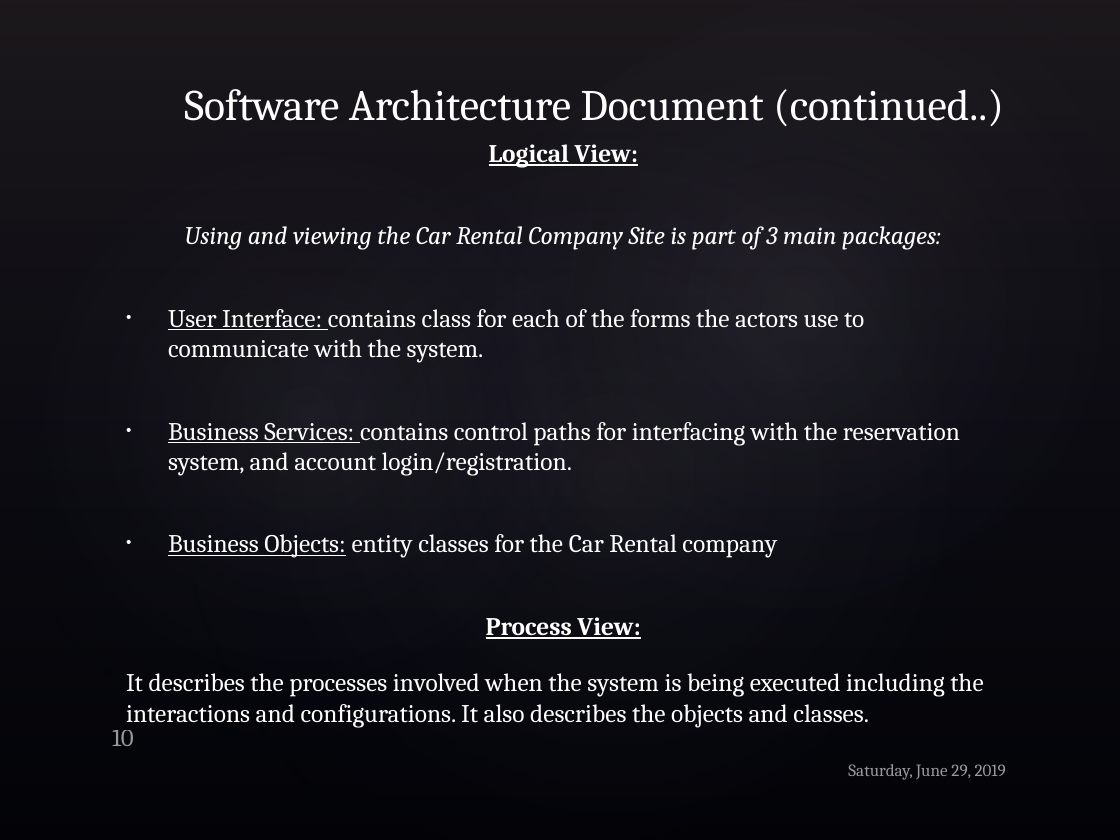
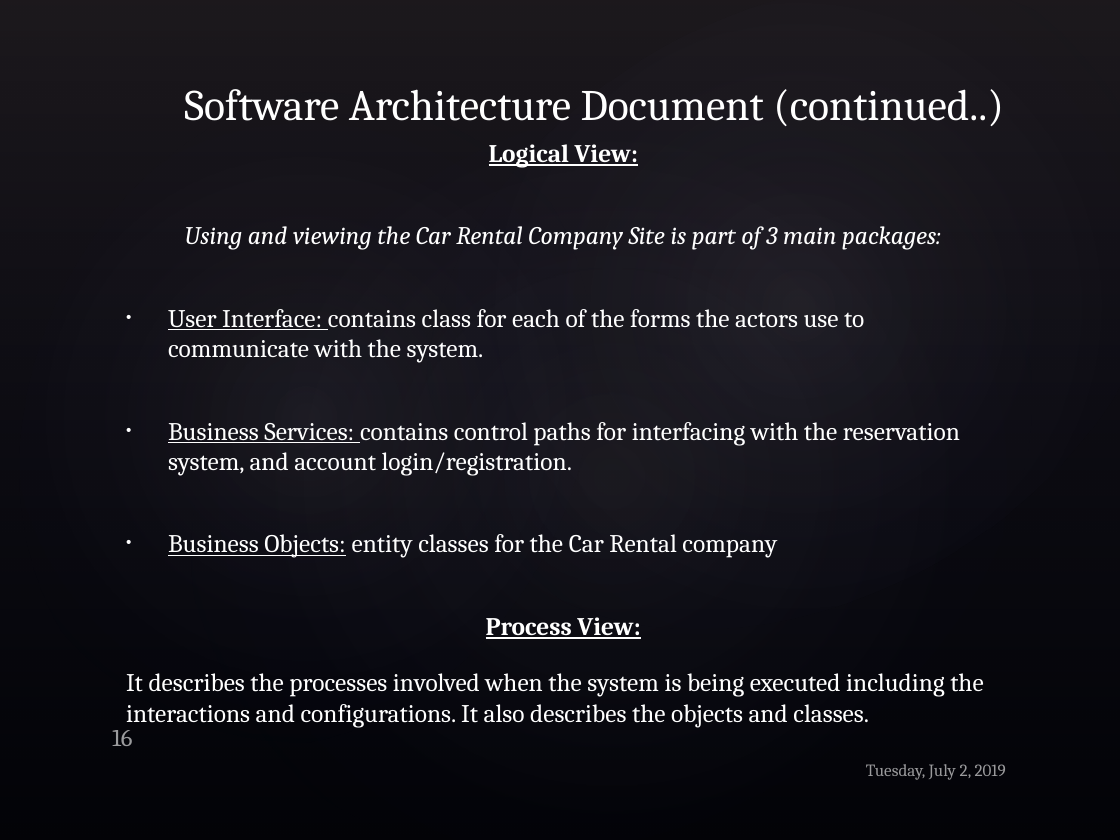
Before and after one commit to iv1660yg/MSU-ICS-370, a slide deck: slide 16 of Project_Elaboration_1.pptx (slide 10 before the commit). Drawn at 1120x840 pixels with LibreOffice and Linux fonts; fonts in the diff are those of the drawing; background and template pictures are left out. Boxes give left, top, right and bottom in pixels: in the first picture for what was removed or moved away, otherwise in the second. Text is boxed around its words. In the diff, an @@ line names an element or a change of style, - is before the commit and + after.

```diff
--- a/Project_Elaboration_1.pptx
+++ b/Project_Elaboration_1.pptx
@@ page number at <box>112,730,133,746</box>: text changed @@
-10
+16
@@ text at <box>866,764,1006,780</box>: text changed @@
-Saturday, June 29, 2019
+Tuesday, July 2, 2019
```
Also in this commit, not shown: 11 other slides changed.
